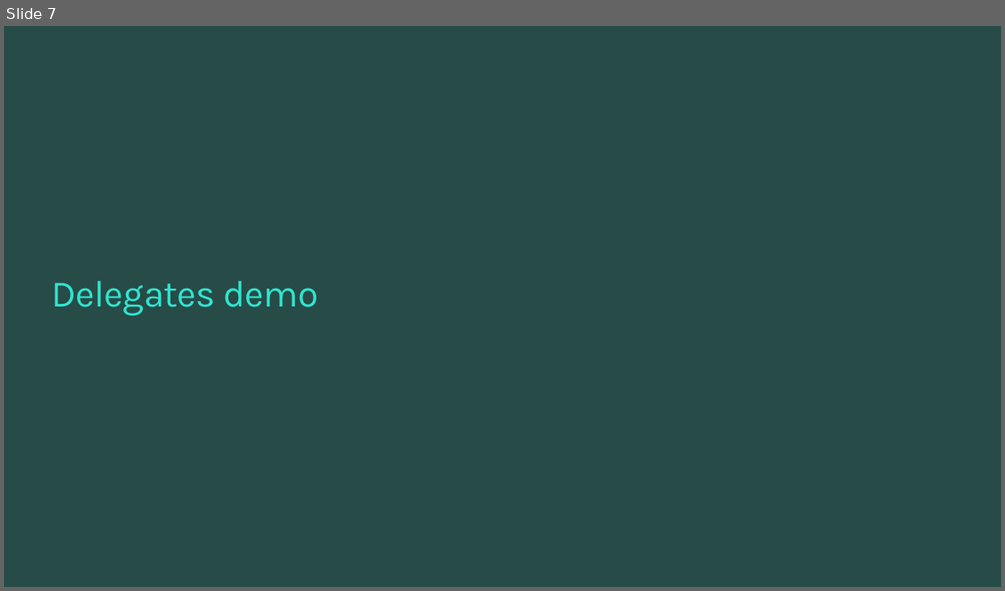
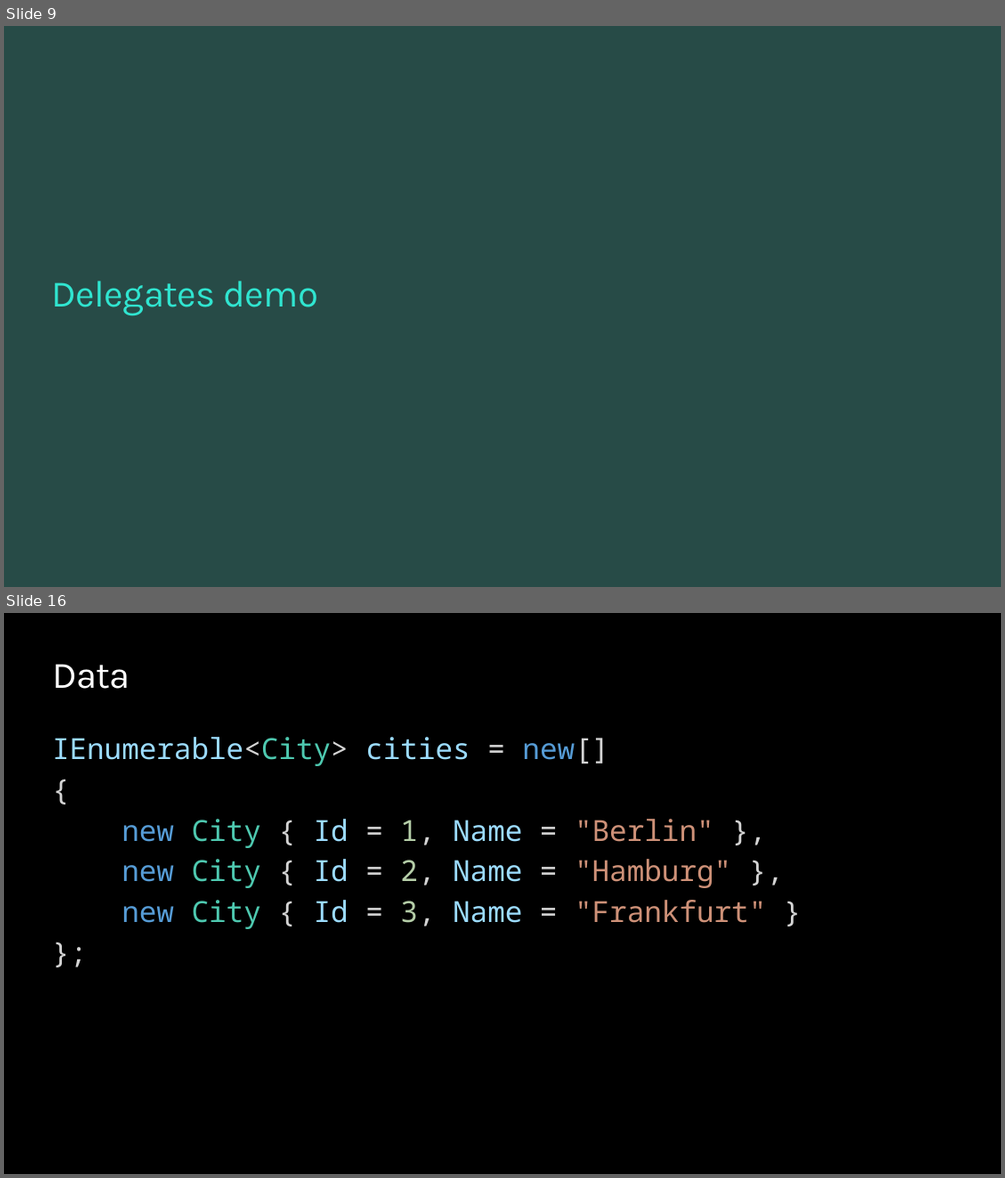
Before and after one commit to ondfisk/BDSA2020, a slide deck: Slides/Lecture03 - Lambdas and LINQ.pptx. Shown one above the other, each under a label of ours: slide 7 before the commit, slides 9 and 16 after it; the slides between them are not shown. The pictures are 1005x591 and 1005x1178 pixels, drawn with LibreOffice and Linux fonts; fonts in the diff are those of the drawing; background and template pictures are left out. Boxes give left, top, right and bottom in pixels: in the first picture for what was removed or moved away, otherwise in the second. Text is boxed around its words. In the diff, an @@ line names an element or a change of style, - is before the commit and + after.

```diff
--- a/Slides/Lecture03 - Lambdas and LINQ.pptx
+++ b/Slides/Lecture03 - Lambdas and LINQ.pptx
@@ slide 16 added at bbox=[4, 613, 1001, 1174], background #000000 @@
@@ title added at bbox=[52, 664, 130, 689], 36 pt, text #FFFFFF @@
+Data
@@ text added at bbox=[52, 737, 766, 929], 28 pt, text #9CDCFE @@
+IEnumerable<City> cities = new[]
+{
+new City { Id = 1, Name = "Berlin" },
+new City { Id = 2, Name = "Hamburg" },
+new City { Id = 3, Name = "Frankfurt" }
+};
@@ what was slide 7 is now slide 9 @@
```
Also in this commit, not shown: 11 slides changed, 4 other slides added, 1 other file.
